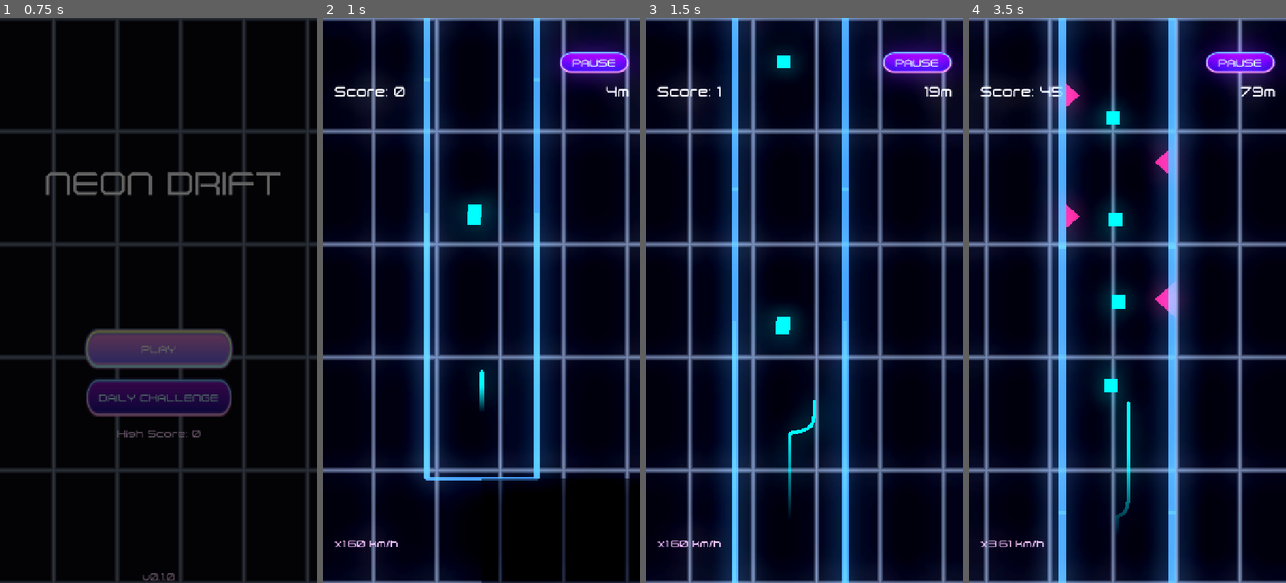
Above: before the commit, frames 1-4 (left to right).
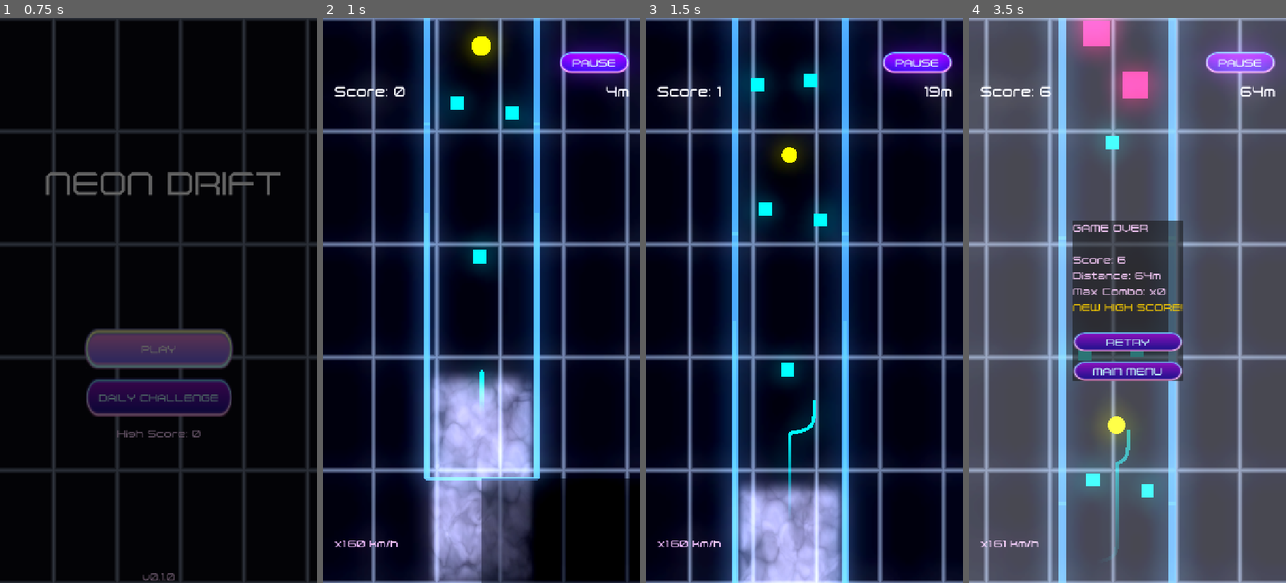
Above: after the commit, the same moments.

Repository: topher235/neon-drifter
Game: Godot game, scene res://scenes/main/main.tscn
Same seed, same stepped clock (60 frames per second), same inputs: the game is played once before the commit and once after it.
Inputs (mouse positions are in pixels of both pictures, inside the frame that each line leads up to):
- Up to frame 1 (0.75 s): click "PLAY" at 0.5 s
- Up to frame 2 (1 s): no input
- Up to frame 3 (1.5 s): tap Enter (ui_accept) at 1.25 s; move the mouse to (874, 272) at 1.27 s; press the mouse at (874, 272) at 1.28 s
- Up to frame 4 (3.5 s): tap Enter (ui_accept) at 1.52, 2.27 s; move the mouse to (1064, 328) at 2.02 s; release the mouse at (1064, 328) at 2.03 s; click (1064, 328) at 2.1 s; move the mouse to (1159, 176) at 2.77 s; press the mouse at (1159, 176) at 2.78 s

Frame 1 is identical in both runs. In frame 2, 15% of the frame differs, in the area x 30-70%, y 0-100%; in frame 3, 9.2%; in frame 4, 99%, in the area x 0-100%, y 0-100%.

Commit message:
Add shockwave obstacle

Diff:
--- a/scenes/game/sandbox.gd
+++ b/scenes/game/sandbox.gd
@@ -6,6 +6,7 @@
 # Prefabs for spawning
 var pillar_scene := preload("res://scenes/obstacles/pillar.tscn")
 var orb_scene := preload("res://scenes/collectibles/orb.tscn")
+var shockwave_scene := preload("res://scenes/obstacles/shockwave.tscn")
 
 # Spawn container
 var spawn_container: Node2D
@@ -50,6 +51,7 @@
     if sandbox_ui:
         sandbox_ui.spawn_pillar_requested.connect(_on_spawn_pillar)
         sandbox_ui.spawn_orb_requested.connect(_on_spawn_orb)
+        sandbox_ui.spawn_shockwave_requested.connect(_on_spawn_shockwave)
         sandbox_ui.clear_requested.connect(_on_clear_all)
         sandbox_ui.input_mode_changed.connect(_on_input_mode_changed)
 
@@ -129,12 +131,17 @@
         _create_pillar(world_pos)
     elif sandbox_ui and sandbox_ui.current_spawn_mode == "orb":
         _create_orb(world_pos)
+    elif sandbox_ui and sandbox_ui.current_spawn_mode == "shockwave":
+        _create_shockwave(world_pos)
 
 func _on_spawn_pillar(world_pos: Vector2) -> void:
     _create_pillar(world_pos)
 
 func _on_spawn_orb(world_pos: Vector2) -> void:
     _create_orb(world_pos)
+
+func _on_spawn_shockwave(world_pos: Vector2) -> void:
+    _create_shockwave(world_pos)
 
 func _create_pillar(world_pos: Vector2) -> void:
     var pillar = pillar_scene.instantiate()
@@ -150,6 +157,13 @@
     orb.visible = true
     orb.z_index = 10
 
+func _create_shockwave(world_pos: Vector2) -> void:
+    var shockwave = shockwave_scene.instantiate()
+    spawn_container.add_child(shockwave)
+    shockwave.position = world_pos
+    shockwave.visible = true
+    shockwave.z_index = 10
+
 func _on_clear_all() -> void:
     # Remove all spawned objects
     for child in spawn_container.get_children():
--- /dev/null
+++ b/scenes/obstacles/shockwave.gd
@@ -0,0 +1,171 @@
+extends BaseObstacle
+
+@export var core_radius: float = 20.0
+@export var shockwave_max_radius: float = 100.0
+@export var shockwave_interval: float = 2.0  # Time between shockwaves
+@export var shockwave_duration: float = 1.0  # Time for shockwave to expand
+@export var core_color: Color = Color(1, 1, 0, 1)  # Yellow
+@export var shockwave_color: Color = Color(1, 1, 0, 0.8)  # Yellow with slight transparency
+@export var jagged_points: int = 20  # Number of points for jagged edge
+@export var jagged_variation: float = 10.0  # How much the points vary in radius
+
+# Visual elements
+@onready var core_visual: Polygon2D = $CoreVisual
+@onready var core_glow: PointLight2D = $CoreGlow
+@onready var shockwave_line: Line2D = $ShockwaveLine
+@onready var shockwave_collision: CollisionShape2D = $ShockwaveCollision
+
+var _initialized: bool = false
+var _time_since_last_shockwave: float = 0.0
+var _shockwave_active: bool = false
+var _shockwave_timer: float = 0.0
+var _core_pulse_time: float = 0.0
+
+func _ready() -> void:
+	super._ready()
+	if not _initialized:
+		call_deferred("_deferred_setup")
+
+func _deferred_setup() -> void:
+	if _initialized:
+		return
+	_initialized = true
+	_setup_core_visuals()
+	_setup_core_collision()
+	_setup_shockwave_visuals()
+	_setup_shockwave_collision()
+
+func _setup_core_visuals() -> void:
+	# Setup the core circle (Polygon2D is already a circle, just set color and scale)
+	if core_visual:
+		core_visual.color = core_color
+		# The polygon is created at 20px radius, so scale it to match core_radius
+		var scale_factor = core_radius / 20.0
+		core_visual.scale = Vector2(scale_factor, scale_factor)
+
+	if core_glow:
+		core_glow.enabled = true
+		core_glow.energy = 1.8
+		core_glow.color = core_color
+		core_glow.texture_scale = core_radius / 32.0
+		core_glow.blend_mode = Light2D.BLEND_MODE_ADD
+
+func _setup_core_collision() -> void:
+	# Core always has collision
+	var shape = CircleShape2D.new()
+	shape.radius = core_radius
+	collision_shape.shape = shape
+
+func _setup_shockwave_visuals() -> void:
+	if shockwave_line:
+		shockwave_line.width = 3.0
+		shockwave_line.default_color = shockwave_color
+		shockwave_line.begin_cap_mode = Line2D.LINE_CAP_ROUND
+		shockwave_line.end_cap_mode = Line2D.LINE_CAP_ROUND
+		shockwave_line.joint_mode = Line2D.LINE_JOINT_SHARP
+		shockwave_line.visible = false
+
+func _setup_shockwave_collision() -> void:
+	if shockwave_collision:
+		var shape = CircleShape2D.new()
+		shape.radius = 0  # Start with no collision
+		shockwave_collision.shape = shape
+		shockwave_collision.disabled = true
+
+func update_obstacle(delta: float) -> void:
+	_update_core_pulse(delta)
+	_update_shockwave(delta)
+
+func _update_core_pulse(delta: float) -> void:
+	_core_pulse_time += delta
+
+	# Pulse the core size slightly
+	var pulse_scale = 1.0 + sin(_core_pulse_time * 3.0) * 0.2
+	if core_visual:
+		var base_scale = core_radius / 20.0
+		core_visual.scale = Vector2(base_scale, base_scale) * pulse_scale
+
+	# Pulse the glow energy
+	if core_glow:
+		core_glow.energy = 1.8 + sin(_core_pulse_time * 3.0) * 0.4
+
+func _update_shockwave(delta: float) -> void:
+	_time_since_last_shockwave += delta
+
+	# Check if we should emit a new shockwave
+	if not _shockwave_active and _time_since_last_shockwave >= shockwave_interval:
+		_emit_shockwave()
+
+	# Update active shockwave
+	if _shockwave_active:
+		_shockwave_timer += delta
+		var progress = _shockwave_timer / shockwave_duration
+
+		if progress >= 1.0:
+			_end_shockwave()
+		else:
+			_update_shockwave_expansion(progress)
+
+func _emit_shockwave() -> void:
+	_shockwave_active = true
+	_shockwave_timer = 0.0
+	_time_since_last_shockwave = 0.0
+
+	if shockwave_line:
+		shockwave_line.visible = true
+
+	if shockwave_collision:
+		shockwave_collision.disabled = false
+
+func _end_shockwave() -> void:
+	_shockwave_active = false
+
+	if shockwave_line:
+		shockwave_line.visible = false
+		shockwave_line.clear_points()
+
+	if shockwave_collision:
+		shockwave_collision.disabled = true
+		var shape = shockwave_collision.shape as CircleShape2D
+		if shape:
+			shape.radius = 0
+
+func _update_shockwave_expansion(progress: float) -> void:
+	# Calculate current radius with ease-out curve
+	var ease_progress = 1.0 - pow(1.0 - progress, 2.0)
+	var current_radius = core_radius + (shockwave_max_radius - core_radius) * ease_progress
+
+	# Update collision shape
+	if shockwave_collision:
+		var shape = shockwave_collision.shape as CircleShape2D
+		if shape:
+			shape.radius = current_radius
+
+	# Update jagged visual
+	_draw_jagged_circle(current_radius, progress)
+
+func _draw_jagged_circle(radius: float, progress: float) -> void:
+	if not shockwave_line:
+		return
+
+	shockwave_line.clear_points()
+
+	# Create jagged circle with random variations
+	var angle_step = TAU / jagged_points
+
+	for i in range(jagged_points + 1):  # +1 to close the circle
+		var angle = i * angle_step
+
+		# Add random variation to radius for jagged effect
+		var variation = randf_range(-jagged_variation, jagged_variation)
+		var point_radius = radius + variation
+
+		var x = cos(angle) * point_radius
+		var y = sin(angle) * point_radius
+
+		shockwave_line.add_point(Vector2(x, y))
+
+	# Fade out shockwave as it expands
+	var alpha = 1.0 - progress
+	if shockwave_line:
+		shockwave_line.default_color = Color(shockwave_color.r, shockwave_color.g, shockwave_color.b, alpha * 0.8)
--- /dev/null
+++ b/scenes/obstacles/shockwave.tscn
@@ -0,0 +1,38 @@
+[gd_scene load_steps=3 format=3 uid="uid://ojy6epsg8dom"]
+
+[ext_resource type="Script" uid="uid://xlws7pbnetvv" path="res://scenes/obstacles/shockwave.gd" id="1_shockwave"]
+
+[sub_resource type="CircleShape2D" id="CircleShape2D_core"]
+radius = 20.0
+
+[node name="Shockwave" type="Area2D"]
+script = ExtResource("1_shockwave")
+core_radius = 10.0
+
+[node name="CollisionShape2D" type="CollisionShape2D" parent="."]
+shape = SubResource("CircleShape2D_core")
+
+[node name="CoreVisual" type="Polygon2D" parent="."]
+unique_name_in_owner = true
+color = Color(1, 1, 0, 1)
+polygon = PackedVector2Array(20, 0, 19.6157, 3.9018, 18.4776, 7.6537, 16.6294, 11.1114, 14.1421, 14.1421, 11.1114, 16.6294, 7.6537, 18.4776, 3.9018, 19.6157, 0, 20, -3.9018, 19.6157, -7.6537, 18.4776, -11.1114, 16.6294, -14.1421, 14.1421, -16.6294, 11.1114, -18.4776, 7.6537, -19.6157, 3.9018, -20, 0, -19.6157, -3.9018, -18.4776, -7.6537, -16.6294, -11.1114, -14.1421, -14.1421, -11.1114, -16.6294, -7.6537, -18.4776, -3.9018, -19.6157, 0, -20, 3.9018, -19.6157, 7.6537, -18.4776, 11.1114, -16.6294, 14.1421, -14.1421, 16.6294, -11.1114, 18.4776, -7.6537, 19.6157, -3.9018)
+
+[node name="CoreGlow" type="PointLight2D" parent="."]
+unique_name_in_owner = true
+color = Color(1, 1, 0, 1)
+energy = 1.8
+range_layer_min = -512
+range_layer_max = 512
+texture_scale = 1.5
+
+[node name="ShockwaveLine" type="Line2D" parent="."]
+unique_name_in_owner = true
+width = 3.0
+default_color = Color(1, 1, 0, 0.8)
+joint_mode = 2
+begin_cap_mode = 2
+end_cap_mode = 2
+
+[node name="ShockwaveCollision" type="CollisionShape2D" parent="."]
+unique_name_in_owner = true
+shape = SubResource("CircleShape2D_core")
--- a/scenes/segments/base_segment.gd
+++ b/scenes/segments/base_segment.gd
@@ -84,6 +84,14 @@
             smoke.height = data.get("height", 300.0)
             smoke.opacity = data.get("opacity", 0.6)
             return smoke
+
+        "shockwave":
+            var shockwave = preload("res://scenes/obstacles/shockwave.tscn").instantiate()
+            shockwave.core_radius = data.get("core_radius", 20.0)
+            shockwave.shockwave_max_radius = data.get("shockwave_max_radius", 100.0)
+            shockwave.shockwave_interval = data.get("shockwave_interval", 2.0)
+            shockwave.shockwave_duration = data.get("shockwave_duration", 1.0)
+            return shockwave
 
         _:
             push_warning("Unknown obstacle type: " + obs_type)
--- a/scenes/ui/sandbox_ui.gd
+++ b/scenes/ui/sandbox_ui.gd
@@ -2,12 +2,14 @@
 
 signal spawn_pillar_requested(world_pos: Vector2)
 signal spawn_orb_requested(world_pos: Vector2)
+signal spawn_shockwave_requested(world_pos: Vector2)
 signal clear_requested
 signal input_mode_changed(mode: String)
 
 @onready var spawn_mode_label: Label = %SpawnModeLabel
 @onready var pillar_button: Button = %PillarButton
 @onready var orb_button: Button = %OrbButton
+@onready var shockwave_button: Button = %ShockwaveButton
 @onready var clear_button: Button = %ClearButton
 @onready var input_mode_button: Button = %InputModeButton
 @onready var help_label: Label = %HelpLabel
@@ -19,6 +21,7 @@
 func _ready() -> void:
 	pillar_button.pressed.connect(_on_pillar_button_pressed)
 	orb_button.pressed.connect(_on_orb_button_pressed)
+	shockwave_button.pressed.connect(_on_shockwave_button_pressed)
 	clear_button.pressed.connect(_on_clear_button_pressed)
 	input_mode_button.pressed.connect(_on_input_mode_button_pressed)
 
@@ -40,6 +43,8 @@
 func _toggle_spawn_mode() -> void:
 	if current_spawn_mode == "pillar":
 		current_spawn_mode = "orb"
+	elif current_spawn_mode == "orb":
+		current_spawn_mode = "shockwave"
 	else:
 		current_spawn_mode = "pillar"
 	_update_spawn_mode_display()
@@ -48,12 +53,9 @@
 	spawn_mode_label.text = "Mode: " + current_spawn_mode.capitalize()
 
 	# Update button states
-	if current_spawn_mode == "pillar":
-		pillar_button.button_pressed = true
-		orb_button.button_pressed = false
-	else:
-		pillar_button.button_pressed = false
-		orb_button.button_pressed = true
+	pillar_button.button_pressed = (current_spawn_mode == "pillar")
+	orb_button.button_pressed = (current_spawn_mode == "orb")
+	shockwave_button.button_pressed = (current_spawn_mode == "shockwave")
 
 func _on_pillar_button_pressed() -> void:
 	current_spawn_mode = "pillar"
@@ -61,6 +63,10 @@
 
 func _on_orb_button_pressed() -> void:
 	current_spawn_mode = "orb"
+	_update_spawn_mode_display()
+
+func _on_shockwave_button_pressed() -> void:
+	current_spawn_mode = "shockwave"
 	_update_spawn_mode_display()
 
 func _on_clear_button_pressed() -> void:
@@ -91,5 +97,7 @@
 
 		if current_spawn_mode == "pillar":
 			spawn_pillar_requested.emit(world_pos)
-		else:
+		elif current_spawn_mode == "orb":
 			spawn_orb_requested.emit(world_pos)
+		elif current_spawn_mode == "shockwave":
+			spawn_shockwave_requested.emit(world_pos)
--- a/scenes/ui/sandbox_ui.tscn
+++ b/scenes/ui/sandbox_ui.tscn
@@ -58,6 +58,12 @@
 toggle_mode = true
 text = "Orb Mode"
 
+[node name="ShockwaveButton" type="Button" parent="Panel/VBoxContainer/ButtonContainer"]
+unique_name_in_owner = true
+layout_mode = 2
+toggle_mode = true
+text = "Shockwave Mode"
+
 [node name="HSeparator2" type="HSeparator" parent="Panel/VBoxContainer"]
 layout_mode = 2
 
--- a/scripts/generation/segment_library.gd
+++ b/scripts/generation/segment_library.gd
@@ -11,6 +11,7 @@
 
 func _create_segments() -> void:
     # Basic segments
+    all_segments.append(_create_shockwave_zone())
     all_segments.append(_create_fog_zone())
     all_segments.append(_create_spike_corridor())
     all_segments.append(_create_split_path())
@@ -123,6 +124,30 @@
 
     return seg
 
+func _create_shockwave_zone() -> SegmentData:
+    var seg = SegmentData.new()
+    seg.segment_id = "shockwave_zone"
+    seg.segment_type = "straight"
+    seg.segment_length = 800.0
+    seg.tunnel_width = 250.0
+    seg.curvature = 0.0
+    seg.min_difficulty = 0
+    seg.max_difficulty = 10
+    seg.complexity = 0
+
+    seg.obstacles = [
+        {"type": "shockwave", "position": Vector2(0, 400), "core_radius": 20.0, "shockwave_max_radius": 50.0, "shockwave_interval": 2.0, "shockwave_duration": 1.0}
+    ] as Array[Dictionary]
+
+    seg.collectibles = [
+        {"type": "orb", "position": Vector2(60, 250), "value": 10},
+        {"type": "orb", "position": Vector2(-60, 250), "value": 10},
+        {"type": "orb", "position": Vector2(70, 550), "value": 10},
+        {"type": "orb", "position": Vector2(-70, 550), "value": 10}
+    ] as Array[Dictionary]
+
+    return seg
+
 # ===== CURVE SEGMENTS =====
 
 func _create_gentle_left() -> SegmentData:
Not shown, added: scenes/obstacles/shockwave.gd.uid
Not shown, changed: tasks.md
